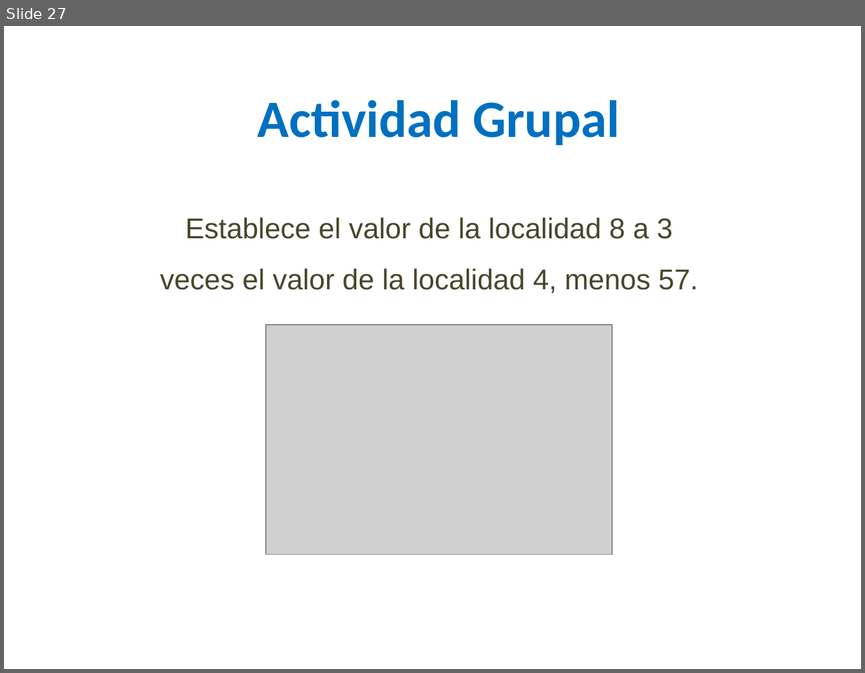
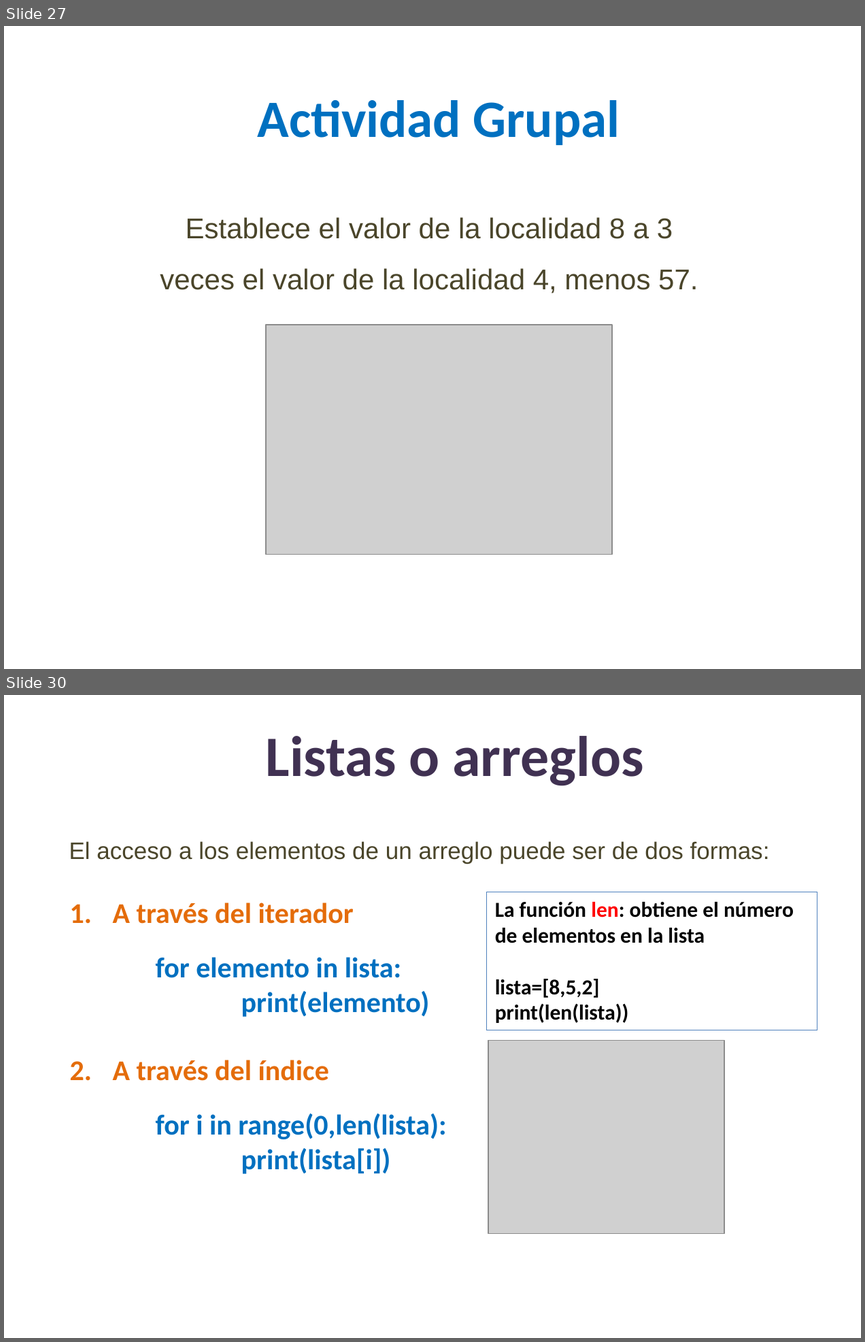
Before and after one commit to lizetheP/PensamientoC, a slide deck: calendario/documentos/7_Listas_Arreglos.pptx. Shown one above the other, each under a label of ours: slide 27 before the commit, slides 27 and 30 after it; the slides between them are not shown. The pictures are 865x673 and 865x1342 pixels, drawn with LibreOffice and Linux fonts; fonts in the diff are those of the drawing; grey boxes stand for pictures. Boxes give left, top, right and bottom in pixels: in the first picture for what was removed or moved away, otherwise in the second. Text is boxed around its words. In the diff, an @@ line names an element or a change of style, - is before the commit and + after.

```diff
--- a/calendario/documentos/7_Listas_Arreglos.pptx
+++ b/calendario/documentos/7_Listas_Arreglos.pptx
@@ slide 30 added at (x1=4, y1=695, x2=861, y2=1338), background #FFFFFF @@
@@ title added at (x1=266, y1=736, x2=644, y2=786), 48 pt, text #403152, bold @@
+Listas o arreglos
@@ text added at (x1=69, y1=841, x2=770, y2=864), 20 pt, text #4A452A @@
+El acceso a los elementos de un arreglo puede ser de dos formas:
@@ rectangle added at (x1=486, y1=892, x2=817, y2=1030), outline #4F81BD 0.75 pt, 18 pt, text #000000, bold @@
+La función len: obtiene el número de elementos en la lista
+lista=[8,5,2]
+print(len(lista))
@@ text added at (x1=113, y1=902, x2=446, y2=1174), 24 pt, text #0070C0, bold @@
+1. A través del iterador
+for elemento in lista:
+print(elemento)
+2. A través del índice
+for i in range(0,len(lista):
+print(lista[i])
@@ picture added at (x1=488, y1=1040, x2=725, y2=1234) @@
```
Also in this commit, not shown: 14 slides changed, 3 other files.
